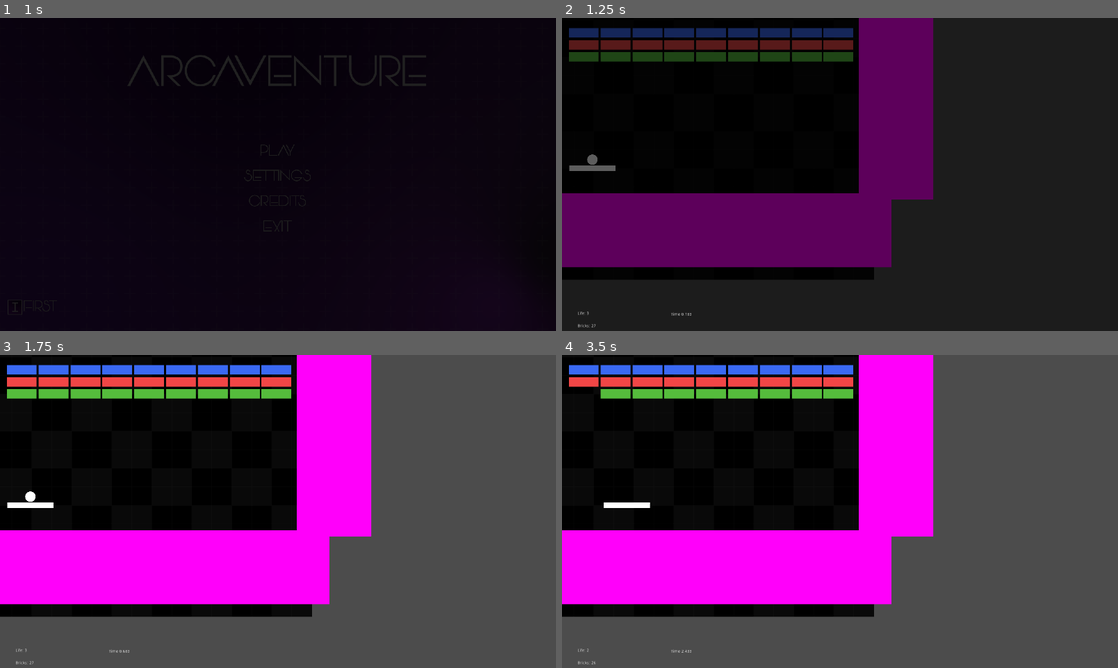
Above: before the commit, frames 1-4 (two rows, left to right).
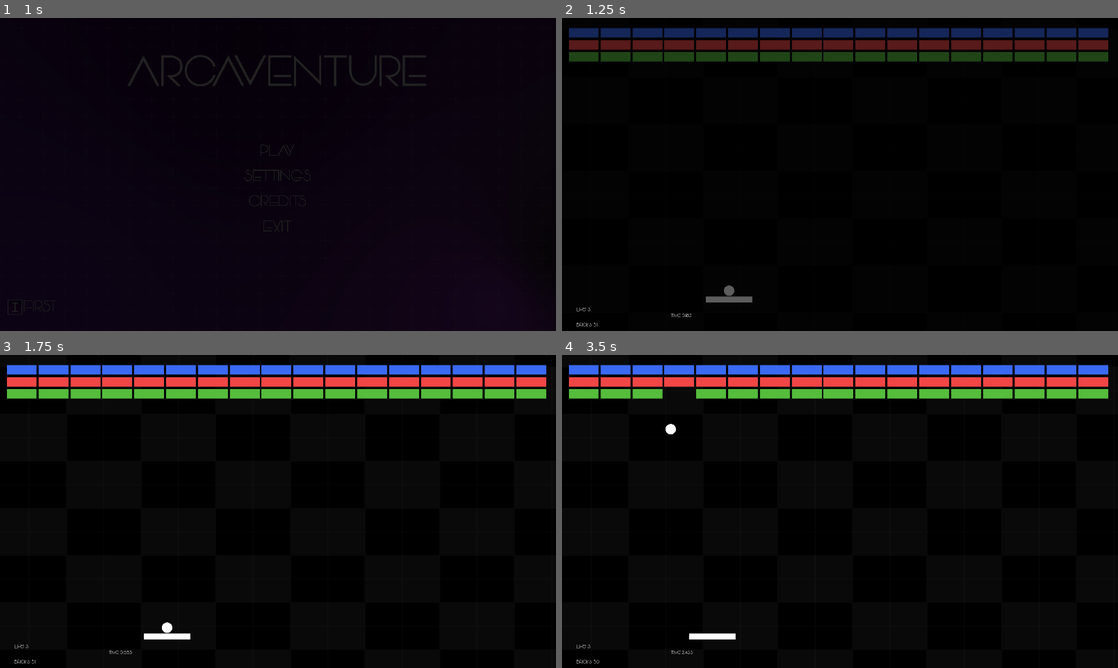
Above: after the commit, the same moments.

Repository: QuirrelForU/Arcaventure
Game: Godot game, scene res://BaseMenu/BaseMenu.tscn
Two runs of this game, one before a commit and one after it. Both use one fixed random seed, a clock stepped at 60 frames per second and the inputs below.
Inputs (mouse positions are in pixels of both pictures, inside the frame that each line leads up to):
- Up to frame 1 (1 s): click "PLAY" at 0.5 s
- Up to frame 2 (1.25 s): no input
- Up to frame 3 (1.75 s): move the mouse to (305, 511) at 1.27 s
- Up to frame 4 (3.5 s): tap Enter at 2 s; move the mouse to (812, 511) at 2.02 s; move the mouse to (851, 505) at 2.77 s

Frame 1 is identical in both runs. In frame 2, 67% of the frame differs, in the area x 0-100%, y 0-100%; in frame 3, 68%; in frame 4, 69%.
Error in both runs: Invalid get index 'current_resolution' (on base: 'Nil'). (res://BaseMenu/SaverLoader.gd:19)

Commit message:
fixed arkanoid for res

Diff:
--- a/game/Arkanoid/LevelFirst/LevelFirst.tscn
+++ b/game/Arkanoid/LevelFirst/LevelFirst.tscn
@@ -10,6 +10,7 @@
 [ext_resource path="res://Arkanoid/LevelFirst/DeadZone.gd" type="Script" id=8]
 [ext_resource path="res://Arkanoid/LevelFirst/HUD.gd" type="Script" id=9]
 [ext_resource path="res://Arkanoid/LevelFirst/TimeLabel.gd" type="Script" id=10]
+[ext_resource path="res://Arkanoid/arkanoid_hud_font.tres" type="DynamicFont" id=11]
 
 [sub_resource type="RectangleShape2D" id=4]
 extents = Vector2( 256, 255 )
@@ -24,14 +25,15 @@
 }
 
 [node name="Tex6" type="Sprite" parent="."]
-position = Vector2( 524, 391 )
-scale = Vector2( 1.0791, 1 )
+position = Vector2( 1002.75, 529 )
+scale = Vector2( 2.01416, 1.26953 )
 texture = ExtResource( 5 )
 __meta__ = {
 "_edit_lock_": true
 }
 
 [node name="Platform" parent="." instance=ExtResource( 2 )]
+position = Vector2( 577, 971 )
 
 [node name="Ball" parent="." instance=ExtResource( 1 )]
 
@@ -173,6 +175,126 @@
 [node name="BrickW27" parent="Bricks" instance=ExtResource( 3 )]
 modulate = Color( 0.337255, 0.741176, 0.239216, 1 )
 position = Vector2( 954, 134 )
+scale = Vector2( 1.032, 0.331 )
+
+[node name="BrickW28" parent="Bricks" instance=ExtResource( 3 )]
+modulate = Color( 0.231373, 0.415686, 0.956863, 1 )
+position = Vector2( 1065, 51 )
+scale = Vector2( 1.032, 0.331 )
+
+[node name="BrickW29" parent="Bricks" instance=ExtResource( 3 )]
+modulate = Color( 0.231373, 0.415686, 0.956863, 1 )
+position = Vector2( 1175, 51 )
+scale = Vector2( 1.032, 0.331 )
+
+[node name="BrickW30" parent="Bricks" instance=ExtResource( 3 )]
+modulate = Color( 0.231373, 0.415686, 0.956863, 1 )
+position = Vector2( 1285, 51 )
+scale = Vector2( 1.032, 0.331 )
+
+[node name="BrickW31" parent="Bricks" instance=ExtResource( 3 )]
+modulate = Color( 0.231373, 0.415686, 0.956863, 1 )
+position = Vector2( 1395, 51 )
+scale = Vector2( 1.032, 0.331 )
+
+[node name="BrickW32" parent="Bricks" instance=ExtResource( 3 )]
+modulate = Color( 0.231373, 0.415686, 0.956863, 1 )
+position = Vector2( 1505, 51 )
+scale = Vector2( 1.032, 0.331 )
+
+[node name="BrickW33" parent="Bricks" instance=ExtResource( 3 )]
+modulate = Color( 0.231373, 0.415686, 0.956863, 1 )
+position = Vector2( 1615, 51 )
+scale = Vector2( 1.032, 0.331 )
+
+[node name="BrickW34" parent="Bricks" instance=ExtResource( 3 )]
+modulate = Color( 0.231373, 0.415686, 0.956863, 1 )
+position = Vector2( 1725, 51 )
+scale = Vector2( 1.032, 0.331 )
+
+[node name="BrickW35" parent="Bricks" instance=ExtResource( 3 )]
+modulate = Color( 0.231373, 0.415686, 0.956863, 1 )
+position = Vector2( 1835, 51 )
+scale = Vector2( 1.032, 0.331 )
+
+[node name="BrickW37" parent="Bricks" instance=ExtResource( 3 )]
+modulate = Color( 0.94902, 0.278431, 0.278431, 1 )
+position = Vector2( 1065, 93 )
+scale = Vector2( 1.032, 0.331 )
+
+[node name="BrickW38" parent="Bricks" instance=ExtResource( 3 )]
+modulate = Color( 0.94902, 0.278431, 0.278431, 1 )
+position = Vector2( 1175, 93 )
+scale = Vector2( 1.032, 0.331 )
+
+[node name="BrickW39" parent="Bricks" instance=ExtResource( 3 )]
+modulate = Color( 0.94902, 0.278431, 0.278431, 1 )
+position = Vector2( 1285, 93 )
+scale = Vector2( 1.032, 0.331 )
+
+[node name="BrickW40" parent="Bricks" instance=ExtResource( 3 )]
+modulate = Color( 0.94902, 0.278431, 0.278431, 1 )
+position = Vector2( 1395, 93 )
+scale = Vector2( 1.032, 0.331 )
+
+[node name="BrickW41" parent="Bricks" instance=ExtResource( 3 )]
+modulate = Color( 0.94902, 0.278431, 0.278431, 1 )
+position = Vector2( 1505, 93 )
+scale = Vector2( 1.032, 0.331 )
+
+[node name="BrickW42" parent="Bricks" instance=ExtResource( 3 )]
+modulate = Color( 0.94902, 0.278431, 0.278431, 1 )
+position = Vector2( 1615, 93 )
+scale = Vector2( 1.032, 0.331 )
+
+[node name="BrickW43" parent="Bricks" instance=ExtResource( 3 )]
+modulate = Color( 0.94902, 0.278431, 0.278431, 1 )
+position = Vector2( 1725, 93 )
+scale = Vector2( 1.032, 0.331 )
+
+[node name="BrickW44" parent="Bricks" instance=ExtResource( 3 )]
+modulate = Color( 0.94902, 0.278431, 0.278431, 1 )
+position = Vector2( 1835, 93 )
+scale = Vector2( 1.032, 0.331 )
+
+[node name="BrickW46" parent="Bricks" instance=ExtResource( 3 )]
+modulate = Color( 0.337255, 0.741176, 0.239216, 1 )
+position = Vector2( 1065, 134 )
+scale = Vector2( 1.032, 0.331 )
+
+[node name="BrickW47" parent="Bricks" instance=ExtResource( 3 )]
+modulate = Color( 0.337255, 0.741176, 0.239216, 1 )
+position = Vector2( 1175, 134 )
+scale = Vector2( 1.032, 0.331 )
+
+[node name="BrickW48" parent="Bricks" instance=ExtResource( 3 )]
+modulate = Color( 0.337255, 0.741176, 0.239216, 1 )
+position = Vector2( 1285, 134 )
+scale = Vector2( 1.032, 0.331 )
+
+[node name="BrickW49" parent="Bricks" instance=ExtResource( 3 )]
+modulate = Color( 0.337255, 0.741176, 0.239216, 1 )
+position = Vector2( 1395, 134 )
+scale = Vector2( 1.032, 0.331 )
+
+[node name="BrickW50" parent="Bricks" instance=ExtResource( 3 )]
+modulate = Color( 0.337255, 0.741176, 0.239216, 1 )
+position = Vector2( 1505, 134 )
+scale = Vector2( 1.032, 0.331 )
+
+[node name="BrickW51" parent="Bricks" instance=ExtResource( 3 )]
+modulate = Color( 0.337255, 0.741176, 0.239216, 1 )
+position = Vector2( 1615, 134 )
+scale = Vector2( 1.032, 0.331 )
+
+[node name="BrickW52" parent="Bricks" instance=ExtResource( 3 )]
+modulate = Color( 0.337255, 0.741176, 0.239216, 1 )
+position = Vector2( 1725, 134 )
+scale = Vector2( 1.032, 0.331 )
+
+[node name="BrickW53" parent="Bricks" instance=ExtResource( 3 )]
+modulate = Color( 0.337255, 0.741176, 0.239216, 1 )
+position = Vector2( 1835, 134 )
 scale = Vector2( 1.032, 0.331 )
 
 [node name="Walls" type="Node2D" parent="."]
@@ -182,7 +304,7 @@
 
 [node name="Wall" type="StaticBody2D" parent="Walls"]
 position = Vector2( -129, 309 )
-scale = Vector2( 0.5, 1.238 )
+scale = Vector2( 0.5, 3.073 )
 collision_layer = 16
 collision_mask = 8
 __meta__ = {
@@ -203,9 +325,9 @@
 }
 
 [node name="Wall3" type="StaticBody2D" parent="Walls"]
-position = Vector2( 503, 732 )
+position = Vector2( 684, 1208 )
 rotation = 1.57079
-scale = Vector2( 0.5, 2.478 )
+scale = Vector2( 0.5, 5.665 )
 collision_layer = 16
 collision_mask = 8
 __meta__ = {
@@ -228,7 +350,7 @@
 [node name="Wall4" type="StaticBody2D" parent="Walls"]
 position = Vector2( 538, -129 )
 rotation = 1.57079
-scale = Vector2( 0.5, 2.478 )
+scale = Vector2( 0.5, 6.045 )
 collision_layer = 16
 collision_mask = 8
 __meta__ = {
@@ -249,8 +371,8 @@
 }
 
 [node name="Wall2" type="StaticBody2D" parent="Walls"]
-position = Vector2( 1154, 309 )
-scale = Vector2( 0.5, 1.238 )
+position = Vector2( 2048, 309 )
+scale = Vector2( 0.5, 3.589 )
 collision_layer = 16
 collision_mask = 8
 __meta__ = {
@@ -271,10 +393,14 @@
 }
 
 [node name="DeadZone" type="Area2D" parent="."]
-position = Vector2( 6, 545 )
+position = Vector2( 17, 997 )
+scale = Vector2( 1.859, 1.062 )
 collision_layer = 0
 collision_mask = 8
 script = ExtResource( 8 )
+__meta__ = {
+"_edit_lock_": true
+}
 
 [node name="CollisionShape2D" type="CollisionShape2D" parent="DeadZone"]
 position = Vector2( 506, 34 )
@@ -298,25 +424,26 @@
 anchor_top = 0.991
 anchor_right = 0.028
 anchor_bottom = 0.991
-margin_top = -57.6
-margin_right = 103.0
+margin_left = -2.76
+margin_top = -75.28
+margin_right = 112.24
+margin_bottom = 1.71997
 custom_constants/separation = 29
-__meta__ = {
-"_edit_lock_": true
-}
 
 [node name="LifeLabel" type="Label" parent="HUD/Control/VBoxContainer"]
-margin_right = 103.0
-margin_bottom = 14.0
+margin_right = 115.0
+margin_bottom = 24.0
+custom_fonts/font = ExtResource( 11 )
 text = "LIFE"
 __meta__ = {
 "_edit_lock_": true
 }
 
 [node name="BricksLabel" type="Label" parent="HUD/Control/VBoxContainer"]
-margin_top = 43.0
-margin_right = 103.0
-margin_bottom = 57.0
+margin_top = 53.0
+margin_right = 115.0
+margin_bottom = 77.0
+custom_fonts/font = ExtResource( 11 )
 text = "BRICKS_TO_WIN"
 __meta__ = {
 "_edit_lock_": true
@@ -330,6 +457,7 @@
 margin_left = -20.0
 margin_top = -14.0
 margin_right = 20.0
+custom_fonts/font = ExtResource( 11 )
 text = "TIME"
 script = ExtResource( 10 )
 __meta__ = {
--- /dev/null
+++ b/game/Arkanoid/arkanoid_hud_font.tres
@@ -0,0 +1,6 @@
+[gd_resource type="DynamicFont" load_steps=2 format=2]
+
+[ext_resource path="res://fonts/Vonique64.ttf" type="DynamicFontData" id=1]
+
+[resource]
+font_data = ExtResource( 1 )
--- a/game/BaseMenu/BaseMenu.tscn
+++ b/game/BaseMenu/BaseMenu.tscn
@@ -116,8 +116,8 @@
 [node name="GridPluses" parent="Background" instance=ExtResource( 5 )]
 margin_left = -166.88
 margin_top = -94.7037
-margin_right = 12010.1
-margin_bottom = 6808.3
+margin_right = 13930.1
+margin_bottom = 7888.3
 
 [node name="AnimationPlayer" type="AnimationPlayer" parent="Background"]
 root_node = NodePath("../..")
Not shown: 1 places in game/Arkanoid/LevelFirst/LevelFirst.tscn that only renumber resources
